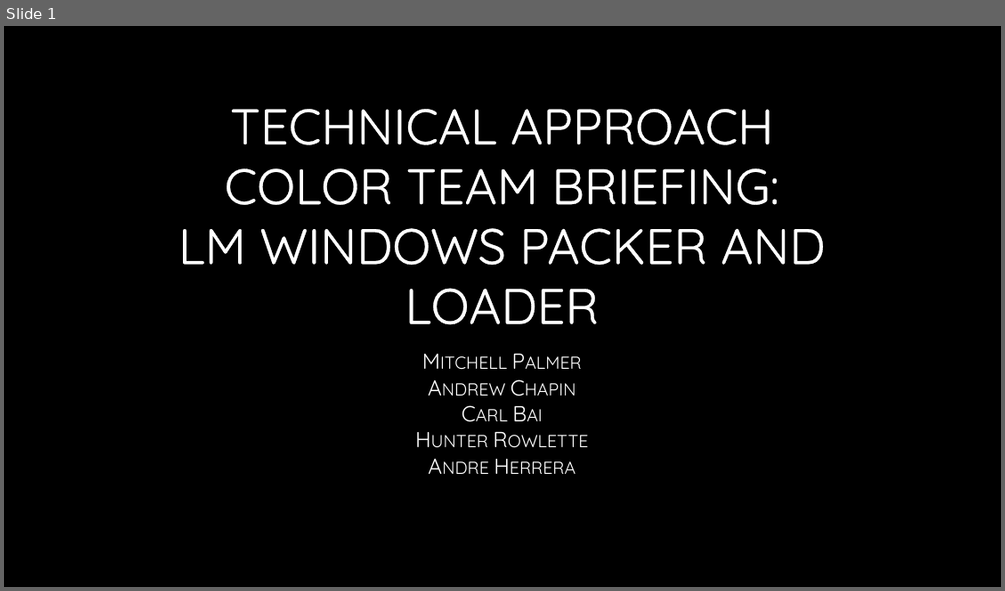
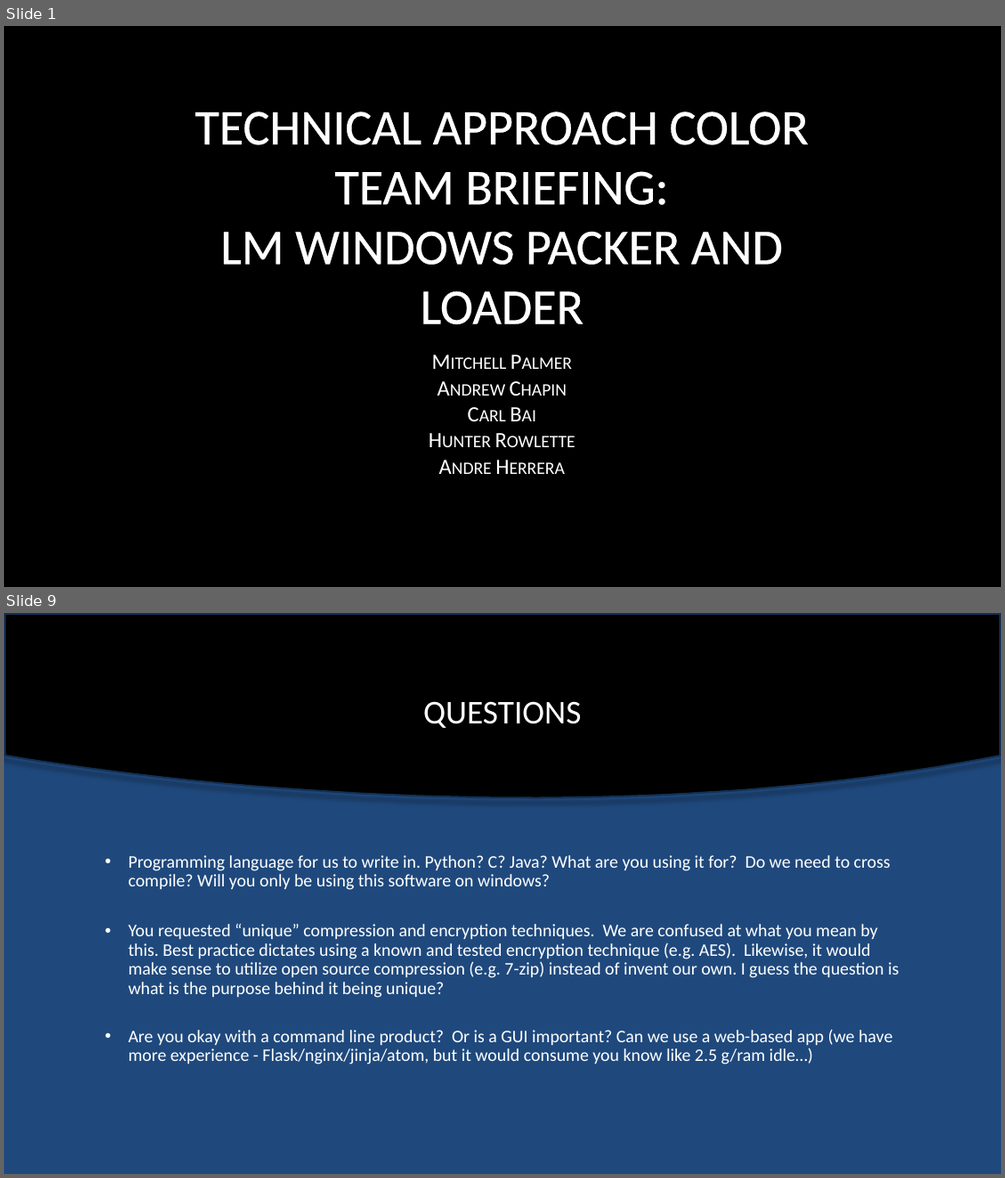
Before and after one commit to jcogs89/LMC-Packer-Loader, a slide deck: Assignments/E01-Technical_Approach_Color_Team.pptx. Shown one above the other, each under a label of ours: slide 1 before the commit, slides 1 and 9 after it; the slides between them are not shown. The pictures are 1005x591 and 1005x1178 pixels, drawn with LibreOffice and Linux fonts; fonts in the diff are those of the drawing; background and template pictures are left out. Boxes give left, top, right and bottom in pixels: in the first picture for what was removed or moved away, otherwise in the second. Text is boxed around its words. In the diff, an @@ line names an element or a change of style, - is before the commit and + after.

```diff
--- a/Assignments/E01-Technical_Approach_Color_Team.pptx
+++ b/Assignments/E01-Technical_Approach_Color_Team.pptx
@@ slide 9 added at [4, 613, 1001, 1174], background picture (left out) @@
@@ rectangle added at [4, 613, 1001, 1174], fill #1F497D @@
@@ freeform shape added at [4, 613, 1001, 798], fill #000000, outline #17375E 3.5 pt @@
@@ title added at [423, 701, 581, 728], 32 pt, text gradient #FFFFFF to #A6A6A6 @@
+QUESTIONS
@@ text added at [129, 855, 898, 1064], 17 pt, text gradient #FFFFFF to #BFBFBF @@
+• Programming language for us to write in. Python? C? Java? What are you using it for? Do we need to cross compile? Will you only be using this software on windows?
+• You requested “unique” compression and encryption techniques. We are confused at what you mean by this. Best practice dictates using a known and tested encryption technique (e.g. AES). Likewise, it would make sense to utilize open source compression (e.g. 7-zip) instead of invent our own. I guess the question is what is the purpose behind it being unique?
+• Are you okay with a command line product? Or is a GUI important? Can we use a web-based app (we have more experience - Flask/nginx/jinja/atom, but it would consume you know like 2.5 g/ram idle…)
@@ slide 1 changed as well @@
@@ title "TECHNICAL APPROACH COLOR TEAM BRIEFING: ..." at [195, 111, 809, 324]: font Quicksand to Calibri @@
@@ subtitle "Mitchell Palmer Andrew Chapin Carl ..." at [146, 344, 857, 499]: font Quicksand to Calibri @@
```
Also in this commit, not shown: 2 other slides changed, 5 other slides added, 10 slides removed.
